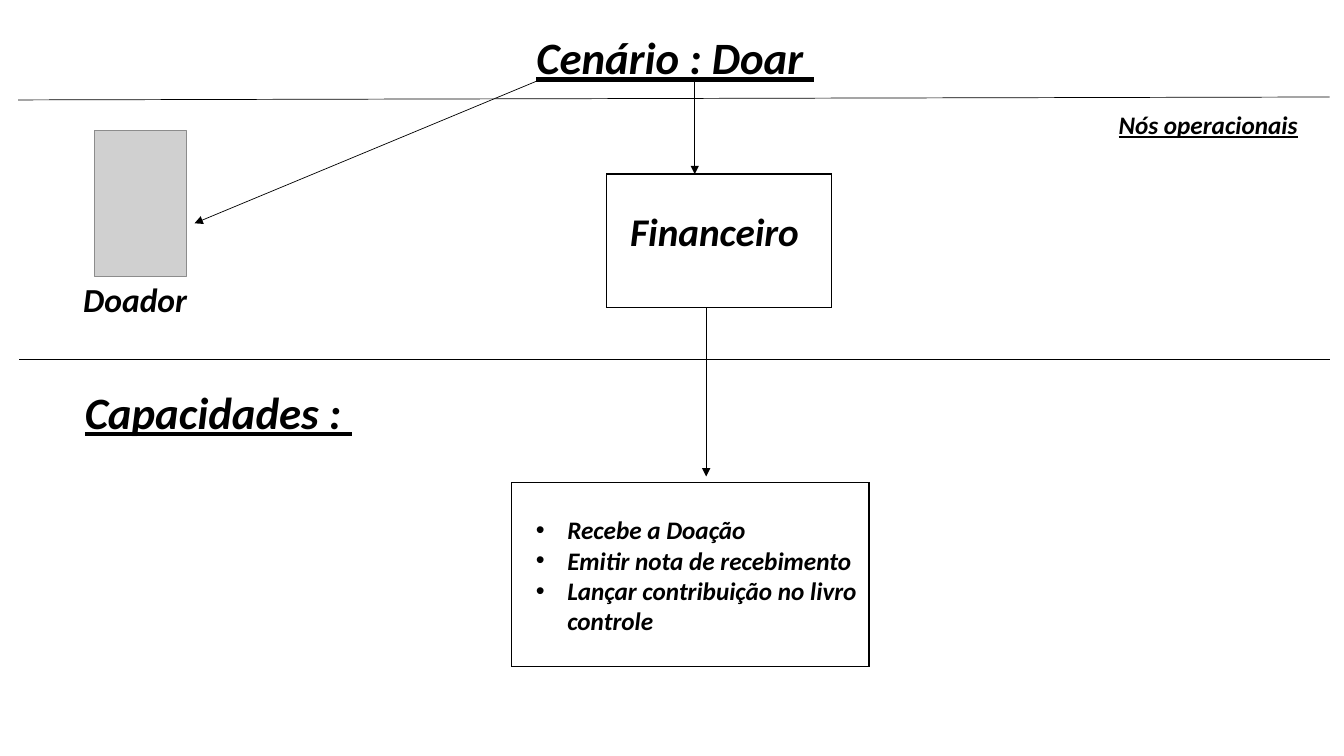
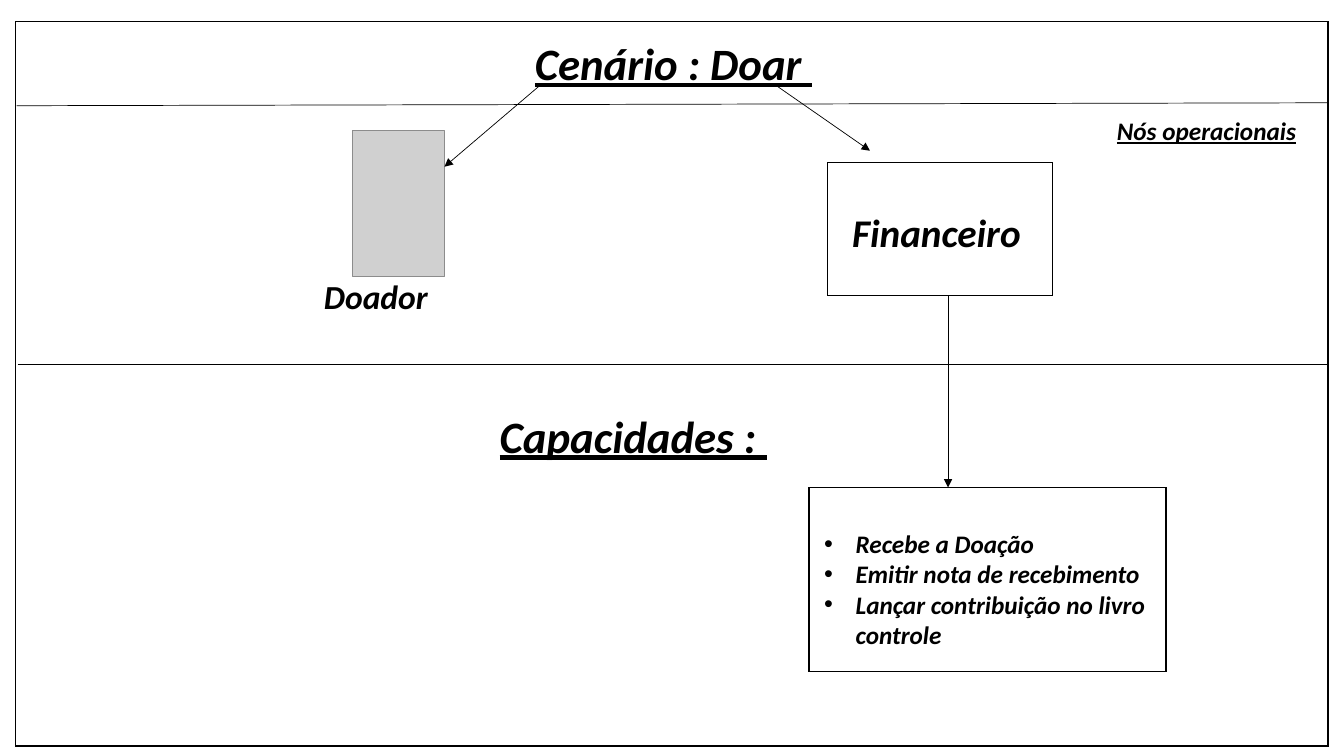
Before and after one commit to Ney-Rocha/OPE-3-semestre, a slide deck: slide 11 of cenario_de_negocio.pptx (slide 13 before the commit). Drawn at 1344x756 pixels with LibreOffice and Linux fonts; fonts in the diff are those of the drawing; grey boxes stand for pictures. Boxes give left, top, right and bottom in pixels: in the first picture for what was removed or moved away, otherwise in the second. Text is boxed around its words. In the diff, an @@ line names an element or a change of style, - is before the commit and + after.

```diff
--- a/cenario_de_negocio.pptx
+++ b/cenario_de_negocio.pptx
@@ rectangle added at bbox=[16, 21, 1329, 746], fill #FFFFFF, outline #000000 1 pt @@
@@ arrow moved from (542, 79) - (195, 224) to (541, 85) - (445, 166) @@
@@ arrow moved from (695, 79) - (695, 174) to (775, 85) - (870, 151) @@
@@ picture: place and size @@
-picture at bbox=[95, 130, 187, 276]
+picture at bbox=[353, 131, 445, 277]
@@ rectangle: place and size @@
-rectangle at bbox=[607, 174, 832, 308]
+rectangle at bbox=[828, 162, 1053, 295]
@@ text "Financeiro": place and size @@
-text "Financeiro" at bbox=[630, 218, 799, 247]
+text "Financeiro" at bbox=[852, 219, 1021, 248]
@@ text "Doador": place and size @@
-text "Doador" at bbox=[83, 288, 187, 313]
+text "Doador" at bbox=[324, 285, 428, 310]
@@ arrow moved from (707, 308) - (707, 477) to (949, 296) - (949, 488) @@
@@ 2 texts, 2 lines: place and size @@
-2 texts, 2 lines at bbox=[18, 42, 1330, 359]
+2 texts, 2 lines at bbox=[17, 48, 1329, 365]
@@ text "Capacidades :": place and size @@
-text "Capacidades :" at bbox=[85, 397, 319, 436]
+text "Capacidades :" at bbox=[500, 421, 734, 460]
@@ rectangle: place and size @@
-rectangle at bbox=[512, 483, 869, 667]
+rectangle at bbox=[809, 488, 1166, 673]
@@ text "Recebe a Doação": place and size @@
-text "Recebe a Doação" at bbox=[567, 521, 856, 631]
+text "Recebe a Doação" at bbox=[856, 535, 1145, 645]
```
Also in this commit, not shown: 8 other slides changed, 7 slides added, 2 slides removed.
